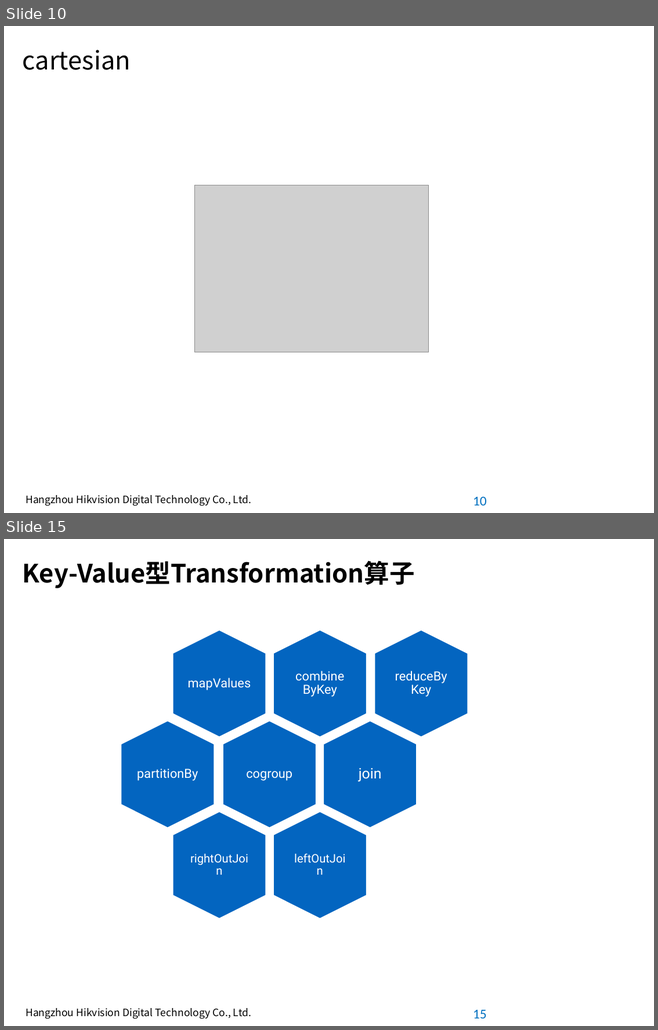
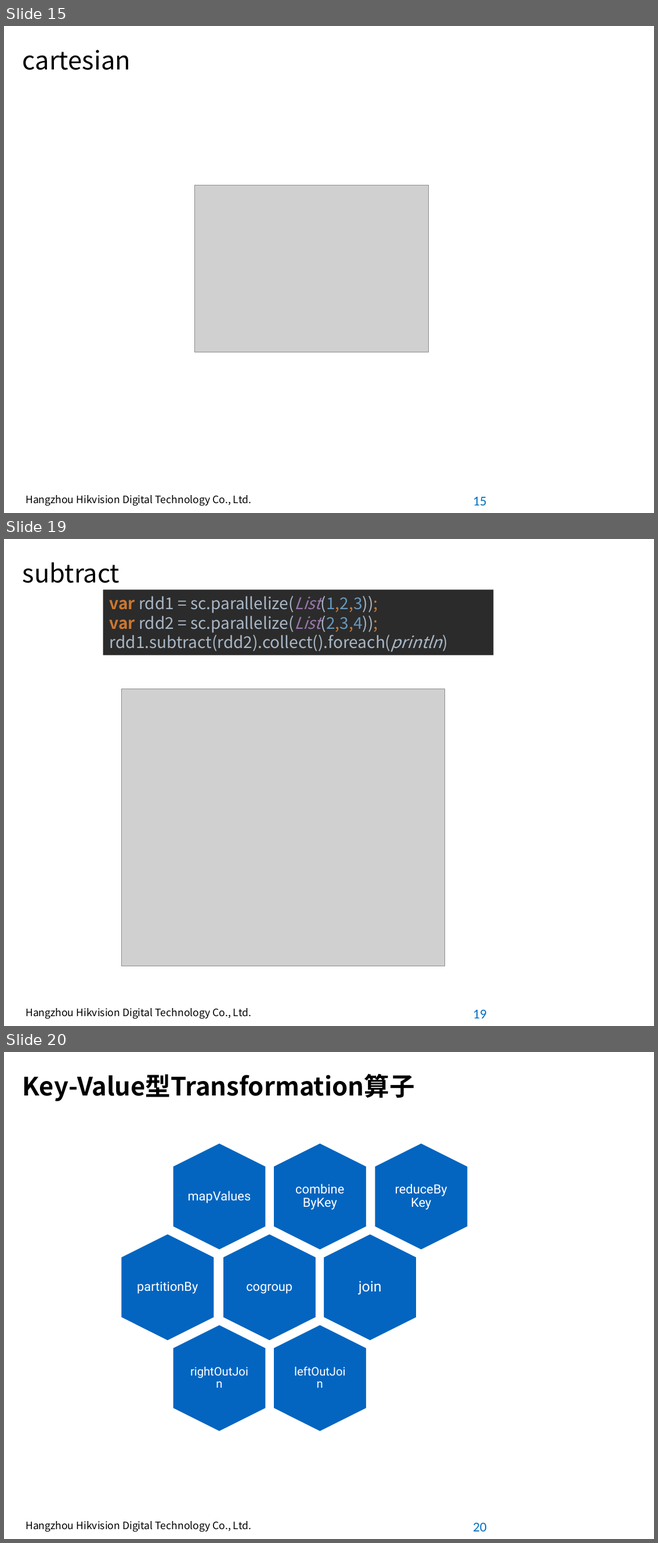
Before and after one commit to pcalpha/Learning, a slide deck: Scala/Spark常用算子.pptx. Shown one above the other, each under a label of ours: slides 10 and 15 before the commit, slides 15, 19 and 20 after it; the slides between them are not shown. The pictures are 658x1030 and 658x1543 pixels, drawn with LibreOffice and Linux fonts; fonts in the diff are those of the drawing; grey boxes stand for pictures; background and template pictures are left out. Boxes give left, top, right and bottom in pixels: in the first picture for what was removed or moved away, otherwise in the second. Text is boxed around its words. In the diff, an @@ line names an element or a change of style, - is before the commit and + after.

```diff
--- a/Scala/Spark常用算子.pptx
+++ b/Scala/Spark常用算子.pptx
@@ slide 19 added at [4, 539, 654, 1026], background #FFFFFF; not listed: 2 template elements that a slide beside it also shows @@
@@ title added at [23, 562, 120, 583], 28 pt, text #000000 @@
+subtract
@@ rectangle added at [103, 589, 493, 655], fill #2B2B2B, 18 pt, text #A9B7C6 @@
+var rdd1 = sc.parallelize(List(1,2,3));
+var rdd2 = sc.parallelize(List(2,3,4));
+rdd1.subtract(rdd2).collect().foreach(println)
@@ picture added at [122, 689, 444, 966] @@
@@ what was slide 10 is now slide 15 @@
@@ page number at [473, 497, 487, 506]: text changed @@
-10
+15
@@ what was slide 15 is now slide 20 @@
@@ page number at [473, 1523, 487, 1532]: text changed @@
-15
+20
```
Also in this commit, not shown: 9 slides changed, 12 other slides added, 8 slides removed.
